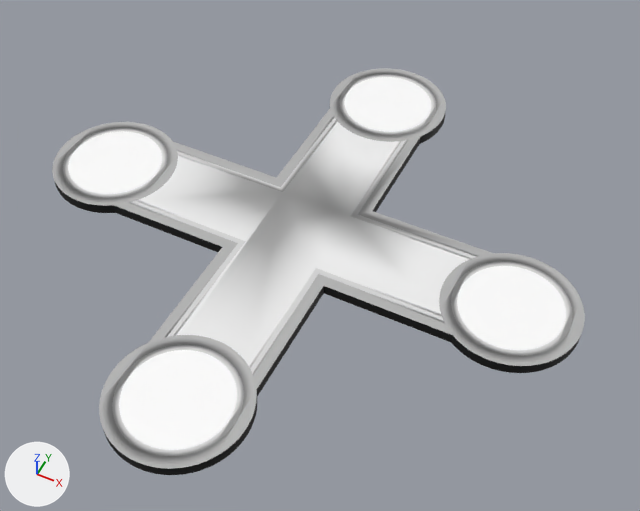
Before and after pictures for a commit that changed the FBX model Assets/Environment/Exports/Stage 01.fbx.
One viewpoint serves both versions: a 50 mm camera at (5.2, -9.55, 11.44) aimed at (0.58, -0.32, -0.1). The axes (+X, +Y, +Z) are drawn at lower left. The lights are the same throughout. Where no turn or scale is listed for an object, it has been applied to the vertices. Vertices at the same position are counted once.
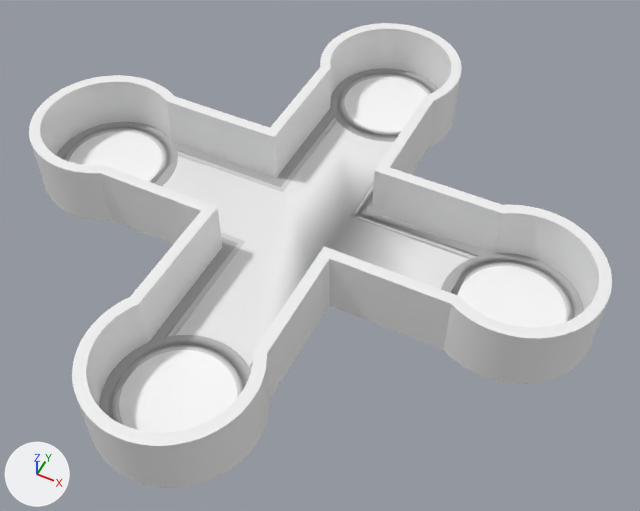
Changed parts and their boxes (x1, y1, x2, y2) in the pictures (640 x 511 px; the box of a moved part takes in the faces that stretch with it):
'Mesh6', added
    after: (29, 23, 612, 488)
part 1 of me_mesh_004, moved or reshaped
    before: (114, 108, 492, 396)
    after: (148, 108, 492, 343)
'Mesh3', unchanged, covered by the edit
    before: (439, 253, 585, 373)
    after: (56, 122, 178, 186)

Edits to the bpy script that builds the scene:
```text
Add mat_wall_mat:
    mat_wall_mat = principled_material('Wall_Mat')
    mat_wall_mat.base_color = (0.886, 0.886, 0.886)  # white #f2f2f2
    mat_wall_mat.roughness = 0.553
Change me_mesh_004:
    where me_mesh_004.from_pydata(...)  # 320 vertices, 186 faces; spans x -3.28..3.28, y -3.28..3.28, z -0.2..0.0
    used by ob_mesh5; location = (0.0, 0.0, 0.0)
    me_mesh_004 part 1
    32 faces are deleted
    28 new faces join them, mat_bottom_filler (black #000000)
    4 new faces join them, mat_side_mat (grey #b2b2b2)
Add me_mesh_005:
    me_mesh_005.from_pydata(...)  # 1096 vertices, 1644 faces; spans x -5.32..5.32, y -5.32..5.32, z -0.2..0.98
    me_mesh_005.materials.append(mat_wall_mat)  # white #f2f2f2
Add ob_mesh6:
    ob_mesh6 = bpy.data.objects.new('Mesh6', me_mesh_005)
    ob_mesh6.location = (0.0, 0.0, 0.0)
```
